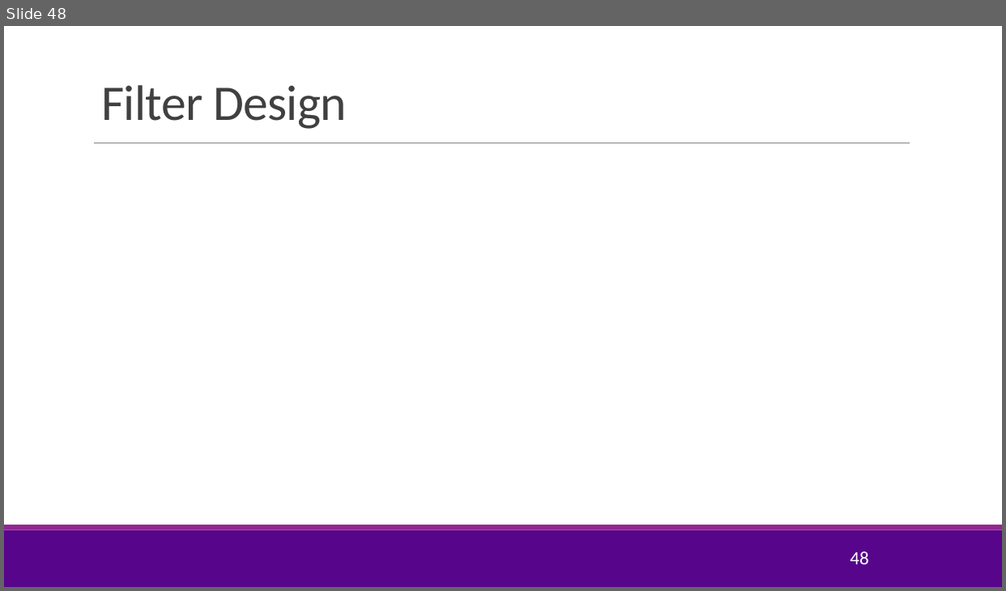
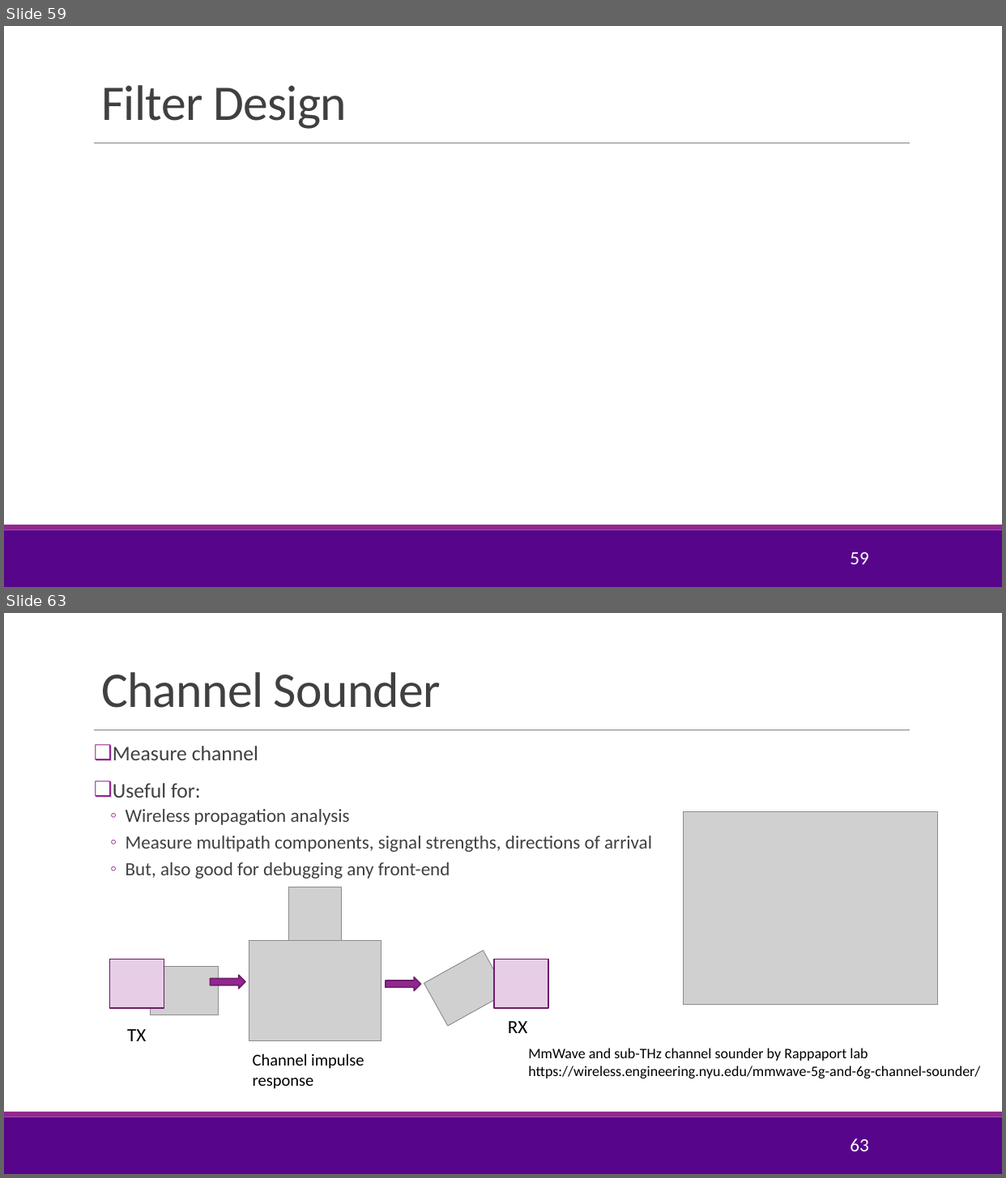
Before and after one commit to sdrangan/digitalcomm, a slide deck: Lectures/Unit03_RxFilter.pptx. Shown one above the other, each under a label of ours: slide 48 before the commit, slides 59 and 63 after it; the slides between them are not shown. The pictures are 1006x591 and 1006x1178 pixels, drawn with LibreOffice and Linux fonts; fonts in the diff are those of the drawing; grey boxes stand for pictures; background and template pictures are left out. Boxes give left, top, right and bottom in pixels: in the first picture for what was removed or moved away, otherwise in the second. Text is boxed around its words. In the diff, an @@ line names an element or a change of style, - is before the commit and + after.

```diff
--- a/Lectures/Unit03_RxFilter.pptx
+++ b/Lectures/Unit03_RxFilter.pptx
@@ slide 63 added at (4,613,1002,1174), background #FFFFFF; not listed: 3 template elements that a slide beside it also shows @@
@@ title added at (101,672,441,708), 48 pt, text #404040 @@
+Channel Sounder
@@ text added at (113,746,652,879), 18 pt, text #404040 @@
+❑ Measure channel
+❑ Useful for:
+  ◦ Wireless propagation analysis
+  ◦ Measure multipath components, signal strengths, directions of arrival
+  ◦ But, also good for debugging any front-end
@@ picture added at (683,812,938,1004) @@
@@ picture added at (288,887,342,940) @@
@@ picture added at (249,941,381,1042) @@
@@ picture added at (424,951,506,1026) @@
@@ rectangle added at (109,960,164,1008), fill #E8CDE7, outline #6C1D6A 1.25 pt @@
@@ picture added at (151,966,218,1015) @@
@@ right arrow added at (210,975,245,989), fill #92278F, outline #6C1D6A 1.25 pt @@
@@ rectangle added at (493,960,548,1008), fill #E8CDE7, outline #6C1D6A 1.25 pt @@
@@ right arrow added at (386,977,421,991), fill #92278F, outline #6C1D6A 1.25 pt @@
@@ text added at (508,1021,528,1033), 18 pt, text #000000 @@
+RX
@@ text added at (127,1029,146,1041), 18 pt, text #000000 @@
+TX
@@ text added at (528,1048,980,1079), 14 pt, text #000000 @@
+MmWave and sub-THz channel sounder by Rappaport lab
+https://wireless.engineering.nyu.edu/mmwave-5g-and-6g-channel-sounder/
@@ text added at (253,1054,364,1089), 16 pt, text #000000 @@
+Channel impulse response
@@ page number added at (850,1139,868,1152), 18 pt, text #FFFFFF @@
+63
@@ what was slide 48 is now slide 59 @@
@@ page number at (850,552,868,565): text changed @@
-48
+59
```
Also in this commit, not shown: 6 slides changed, 14 other slides added, 3 other files.
